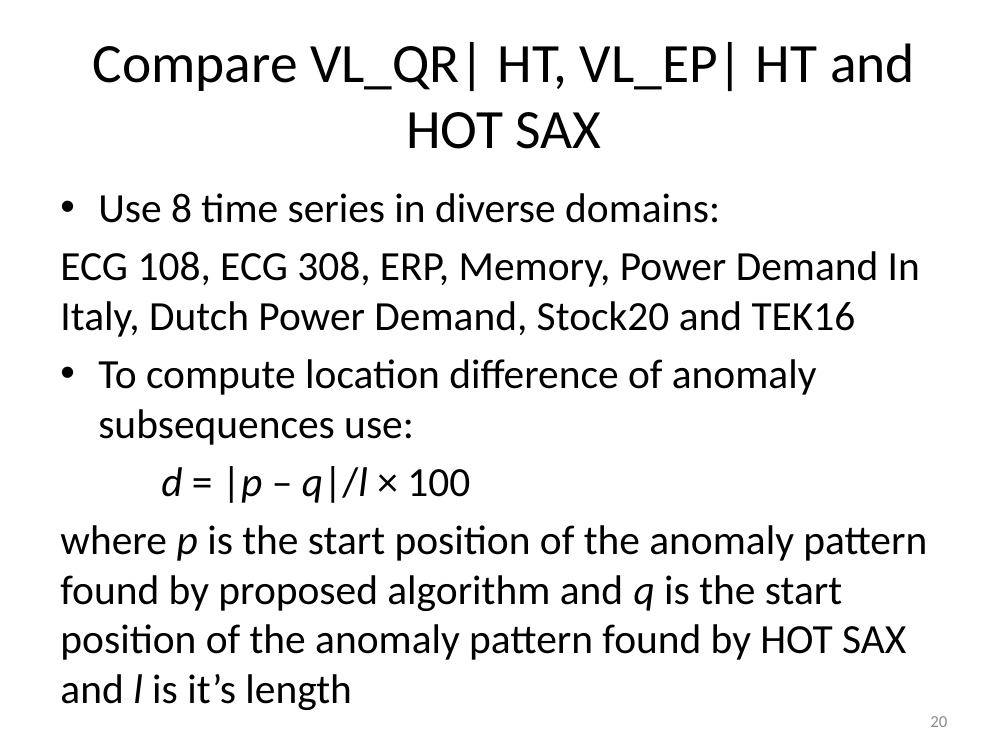
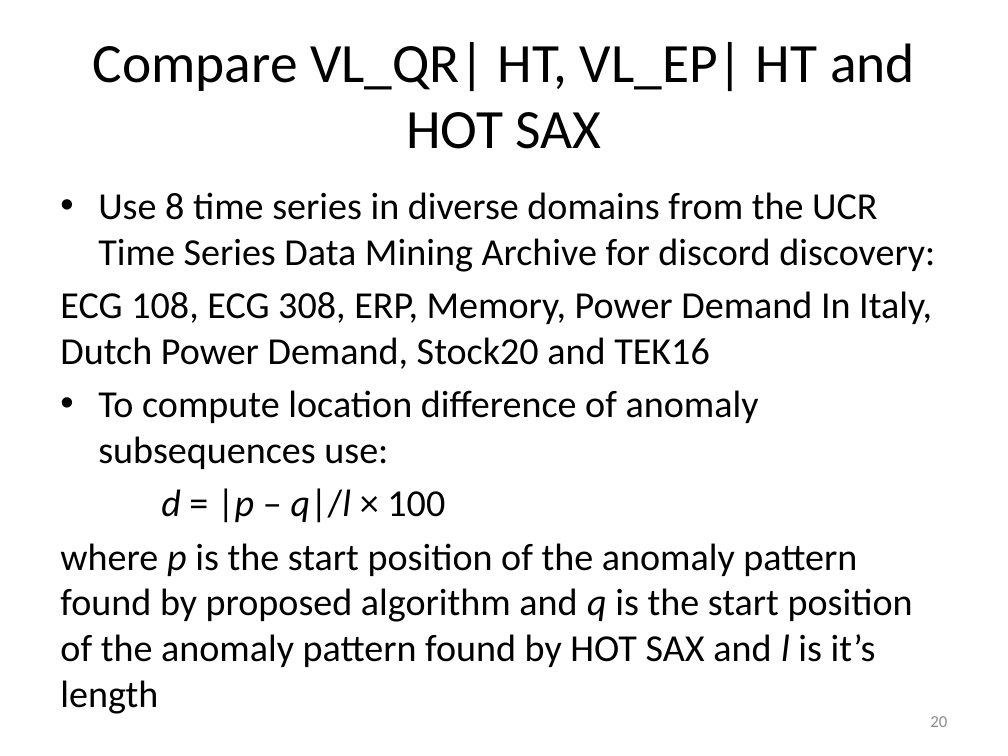
Before and after one commit to vyngo/caohoc-project-name, a slide deck: slide 20 of Report/pre.pptx. Drawn at 1008x756 pixels with LibreOffice and Linux fonts; fonts in the diff are those of the drawing. Boxes give left, top, right and bottom in pixels: in the first picture for what was removed or moved away, otherwise in the second. Text is boxed around its words. In the diff, an @@ line names an element or a change of style, - is before the commit and + after.

```diff
--- a/Report/pre.pptx
+++ b/Report/pre.pptx
@@ text at [98, 192, 935, 272]: text changed; size 29.6 to 27.2 pt @@
-• Use 8 time series in diverse domains:
+• Use 8 time series in diverse domains from the UCR Time Series Data Mining Archive for discord discovery:
@@ text at [60, 291, 932, 667]: size 29.6 to 27.2 pt in "ECG 108, ECG 308, ERP, Memory, Power ...", "To compute location difference of anomaly subsequences ...", "d = |p – q|/l × 100", "where p is the start position of ..." @@
```
Also in this commit, not shown: 15 other slides changed.
